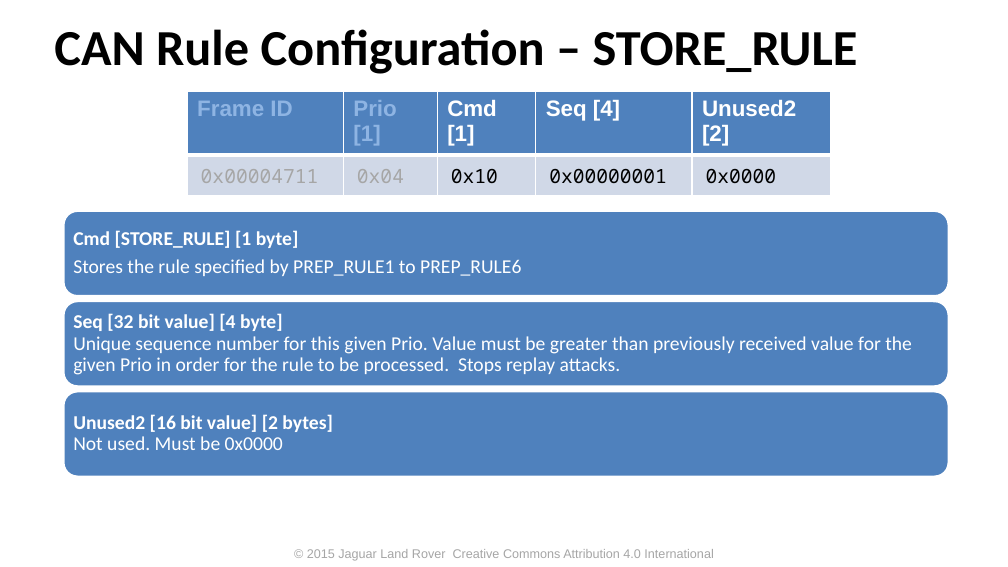
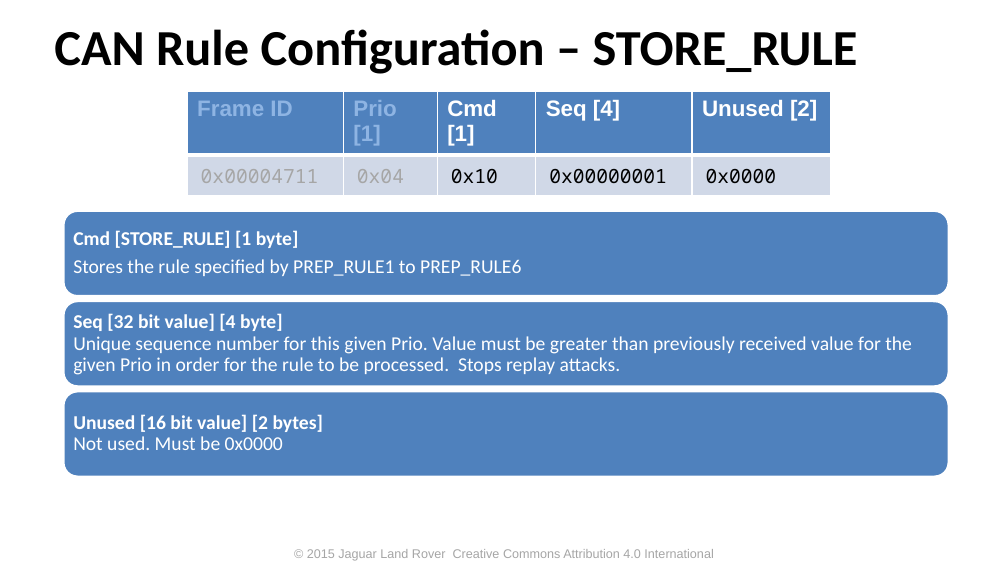
Before and after one commit to PDXostc/canfw, a slide deck: slide 19 of doc/CAN Firewall.pptx. Drawn at 1008x567 pixels with LibreOffice and Linux fonts; fonts in the diff are those of the drawing; background and template pictures are left out. Boxes give left, top, right and bottom in pixels: in the first picture for what was removed or moved away, otherwise in the second. Text is boxed around its words. In the diff, an @@ line names an element or a change of style, - is before the commit and + after.

Commit message:
Little endian of all bitfields. Fixed HMAC length
All multi-frame bitfields are now little endian to facilitate easy roll
out in memory.
Removed unused1 and expanded HMAC to 256 bits (was 240 bits)

```diff
--- a/doc/CAN Firewall.pptx
+++ b/doc/CAN Firewall.pptx
@@ table at (187,91,832,187) @@
-row 1, column 5: Unused2 [2]
+row 1, column 5: Unused [2]
@@ text at (73,414,323,450): text changed @@
-Unused2 [16 bit value] [2 bytes]
-Not used. Must be 0x0000
+Unused [16 bit value] [2 bytes]
+Not used. Must be 0x0000
```
Also in this commit, not shown: 10 other slides changed, 1 other file.
